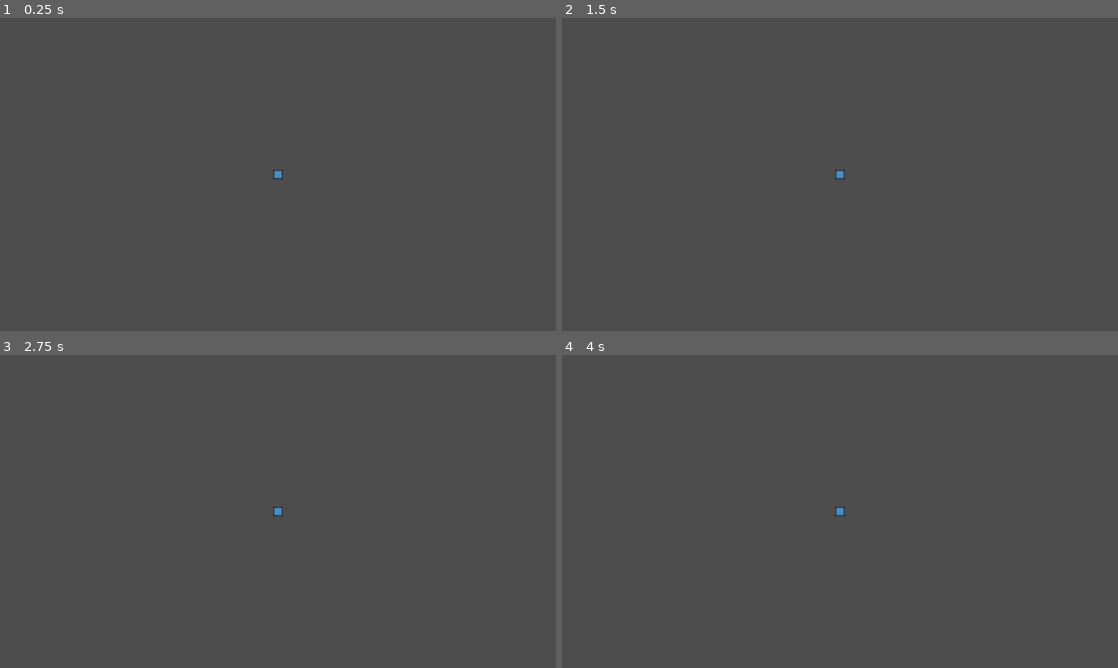
Above: before the commit, frames 1-4 (two rows, left to right).
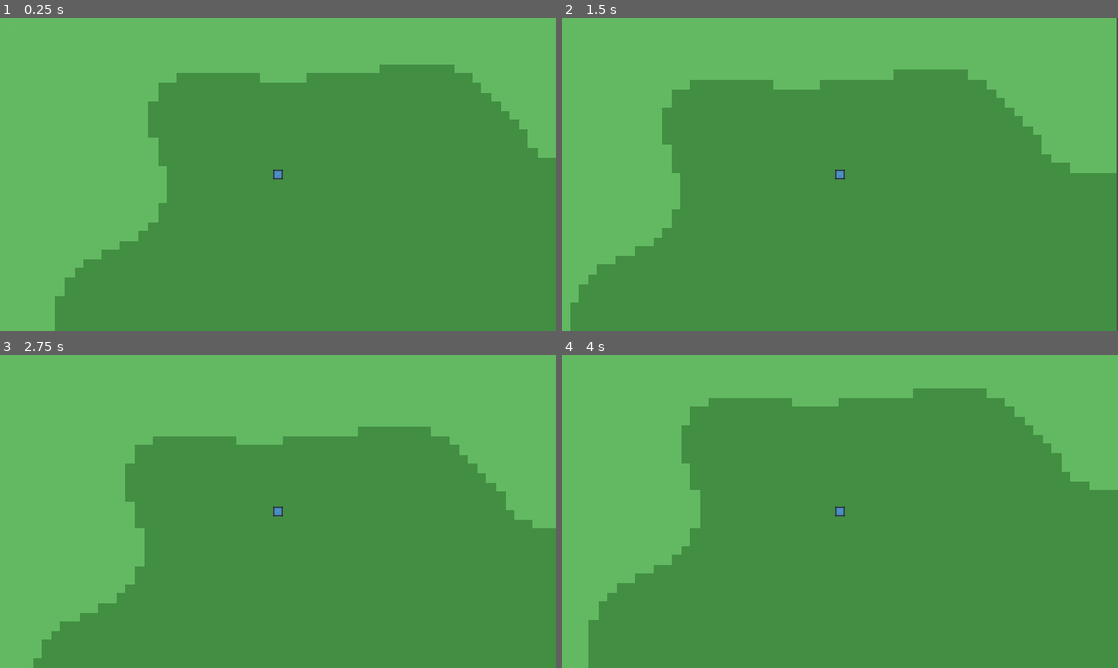
Above: after the commit, the same moments.

Repository: Zathmier/necromancer-game-public
Game: Godot game, scene res://scenes/main.tscn
Same seed, same stepped clock (60 frames per second), same inputs: the game is played once before the commit and once after it. The engine's default icon, where the game draws it, is replaced by a stand-in: a white triangle on a blue panel in a dark square.
Inputs (mouse positions are in pixels of both pictures, inside the frame that each line leads up to):
- Up to frame 1 (0.25 s): no input
- Up to frame 2 (1.5 s): tap Enter at 0.5 s; move the mouse to (962, 158) at 0.52 s; click (962, 158) at 0.67 s; move the mouse to (728, 190) at 1.27 s; click (728, 190) at 1.42 s
- Up to frame 3 (2.75 s): move the mouse to (333, 442) at 2.02 s; click (333, 442) at 2.17 s
- Up to frame 4 (4 s): move the mouse to (812, 574) at 2.77 s; click (812, 574) at 2.92 s; move the mouse to (1006, 558) at 3.52 s; click (1006, 558) at 3.67 s

The runs differ from the first frame. In frame 1, 100% of the frame differs, in the area x 0-100%, y 0-100%; in frame 2, 100%; in frame 3, 100%; in frame 4, 100%.
Error before the commit: Parse Error: Cannot infer the type of "cmd" variable because the value doesn't have a set type. (res://scripts/debug/Grid.gd:55)

Commit message:
Fix strict typing: types in Grid & WorldDebugPainter; use FastNoiseLite.TYPE_SIMPLEX; world runs

Diff:
--- a/scripts/debug/Grid.gd
+++ b/scripts/debug/Grid.gd
@@ -29,13 +29,13 @@
 	var cam := get_viewport().get_camera_2d()
 	var vs := get_viewport_rect().size
 	var half := vs * 0.5
-	var tl := (cam.global_position - half) if cam != null else (-half)  # <-- 4.x style
+	var tl := (cam.global_position - half) if cam != null else (-half)
 	var br := tl + vs
 
-	var sx := int(floor(tl.x / TILE) * TILE)
-	var ex := int(floor(br.x / TILE) * TILE)
-	var sy := int(floor(tl.y / TILE) * TILE)
-	var ey := int(floor(br.y / TILE) * TILE)
+	var sx := int(floor(tl.x / TILE))
+	var ex := int(floor(br.x / TILE))
+	var sy := int(floor(tl.y / TILE))
+	var ey := int(floor(br.y / TILE))
 
 	for x in range(sx, ex + TILE, TILE):
 		var is_major := posmod(x, CHUNK_PX) == 0
@@ -52,7 +52,7 @@
 		if a.is_empty():
 			Bus.send_output("grid: on | off | alpha <0..1>")
 			return
-		var cmd := a[0].to_lower()
+		var cmd: String = String(a[0]).to_lower()  # <-- typed
 		if cmd == "on":
 			visible = true;  Bus.send_output("grid on")
 		elif cmd == "off":
@@ -60,9 +60,7 @@
 		elif cmd == "alpha":
 			if a.size() >= 2:
 				var v := clampf(float(a[1]), 0.0, 1.0)
-				minor_col.a = v * 0.40
-				major_col.a = v * 0.75
-				axis_col.a  = v * 1.00
+				minor_col.a = v * 0.40; major_col.a = v * 0.75; axis_col.a  = v * 1.00
 				queue_redraw()
 				Bus.send_output("grid alpha = %.2f" % v)
 			else:
--- a/scripts/world/WorldDebugPainter.gd
+++ b/scripts/world/WorldDebugPainter.gd
@@ -19,30 +19,32 @@
 func _process(_dt: float) -> void:
 	if world == null:
 		world = get_tree().current_scene.find_child("WorldGen", true, false)
-	var cam := get_viewport().get_camera_2d()
-	if cam == null: return
-	var sz := get_viewport_rect().size
-	var origin := cam.global_position
+	var cam: Camera2D = get_viewport().get_camera_2d()
+	if cam == null:
+		return
+	var sz: Vector2 = get_viewport_rect().size
+	var origin: Vector2 = cam.global_position
 	if origin.distance_to(_last_origin) > 8.0 or _last_size != sz:
 		_last_origin = origin
 		_last_size = sz
 		queue_redraw()
 
 func _draw() -> void:
-	if world == null: return
-	var cam := get_viewport().get_camera_2d()
-	var vs := get_viewport_rect().size
-	var half := vs * 0.5
-	var tl := (cam.global_position - half) if cam != null else (-half)
+	if world == null:
+		return
+	var cam: Camera2D = get_viewport().get_camera_2d()
+	var vs: Vector2 = get_viewport_rect().size
+	var half: Vector2 = vs * 0.5
+	var tl: Vector2 = (cam.global_position - half) if cam != null else (-half)
 
-	var sx := int(floor(tl.x / TILE))
-	var sy := int(floor(tl.y / TILE))
-	var ex := int(floor((tl.x + vs.x) / TILE))
-	var ey := int(floor((tl.y + vs.y) / TILE))
+	var sx: int = int(floor(tl.x / TILE))
+	var sy: int = int(floor(tl.y / TILE))
+	var ex: int = int(floor((tl.x + vs.x) / TILE))
+	var ey: int = int(floor((tl.y + vs.y) / TILE))
 
 	for ty in range(sy, ey + 1):
 		for tx in range(sx, ex + 1):
-			var biome := world.get_biome(tx, ty)
-			var col := colors.get(biome, Color(1, 0, 1, 0.8))
-			var p := Vector2(tx * TILE, ty * TILE)
+			var biome: String = world.get_biome(tx, ty) # <-- typed
+			var col: Color = colors.get(biome, Color(1, 0, 1, 0.8))
+			var p: Vector2 = Vector2(tx * TILE, ty * TILE)
 			draw_rect(Rect2(p, Vector2(TILE, TILE)), col, true)
--- a/scripts/world/WorldGen.gd
+++ b/scripts/world/WorldGen.gd
@@ -1,6 +1,4 @@
 extends Node
-# Deterministic height/biome sampling (debug-friendly)
-
 const CHUNK_TILES := 48
 
 var seed: int = 1337
@@ -16,7 +14,8 @@
 func _build_noise() -> void:
 	noise = FastNoiseLite.new()
 	noise.seed = seed
-	noise.noise_type = FastNoiseLite.TYPE_OPEN_SIMPLEX2
+	# TYPE_OPEN_SIMPLEX2 isn't present in some builds — TYPE_SIMPLEX is stable.
+	noise.noise_type = FastNoiseLite.TYPE_SIMPLEX
 	noise.frequency = 0.0025
 	noise.fractal_type = FastNoiseLite.FRACTAL_FBM
 	noise.fractal_octaves = 5
